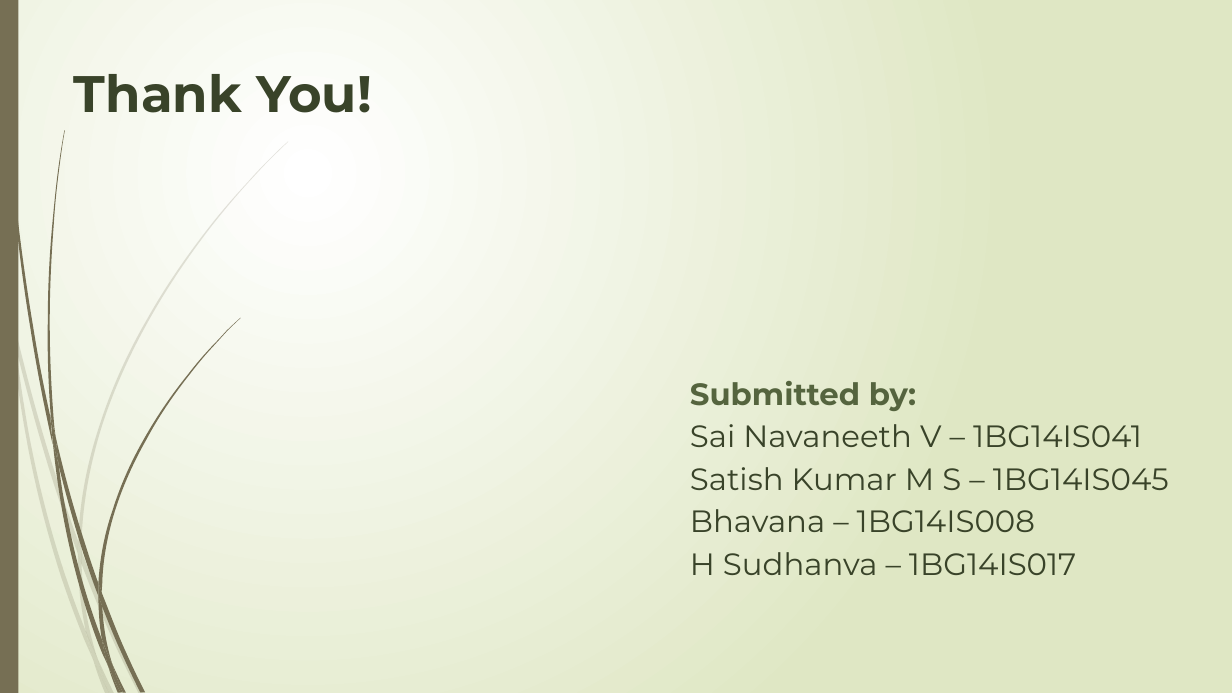
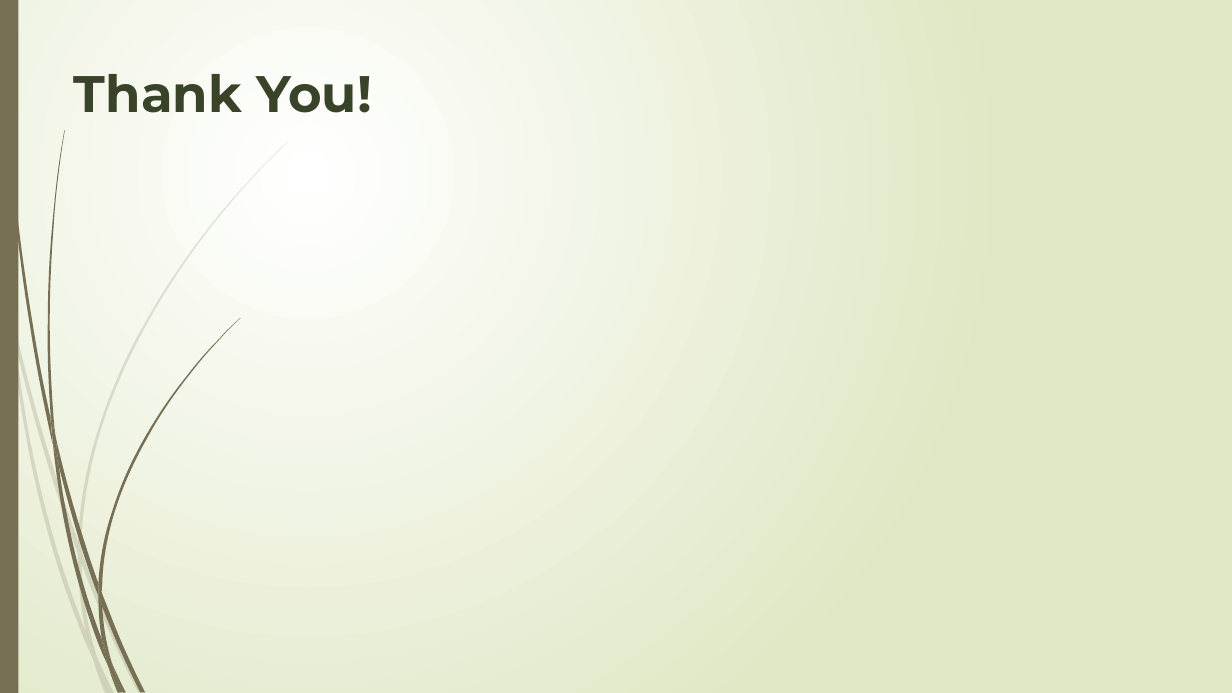
Before and after one commit to NavaneethVijay/vtuproject, a slide deck: slide 19 of Phase-II-Seminar.pptx. Drawn at 1232x693 pixels with LibreOffice and Linux fonts; fonts in the diff are those of the drawing. Boxes give left, top, right and bottom in pixels: in the first picture for what was removed or moved away, otherwise in the second. Text is boxed around its words. In the diff, an @@ line names an element or a change of style, - is before the commit and + after.

```diff
--- a/Phase-II-Seminar.pptx
+++ b/Phase-II-Seminar.pptx
@@ text removed at bbox=[690, 381, 1169, 575] @@
-Submitted by:
-Sai Navaneeth V – 1BG14IS041
-Satish Kumar M S – 1BG14IS045
-Bhavana – 1BG14IS008
-H Sudhanva – 1BG14IS017
```
Also in this commit, not shown: 7 other slides changed, 1 slide added, 1 slide removed, 8 other files.
